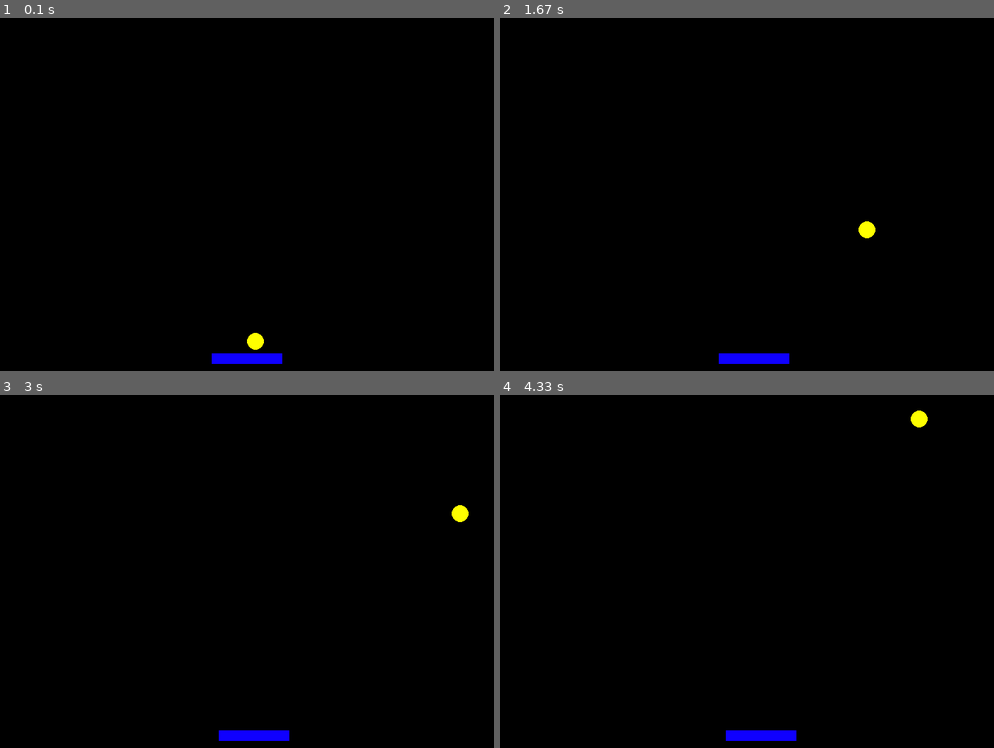
Above: before the commit, frames 1-4 (two rows, left to right).
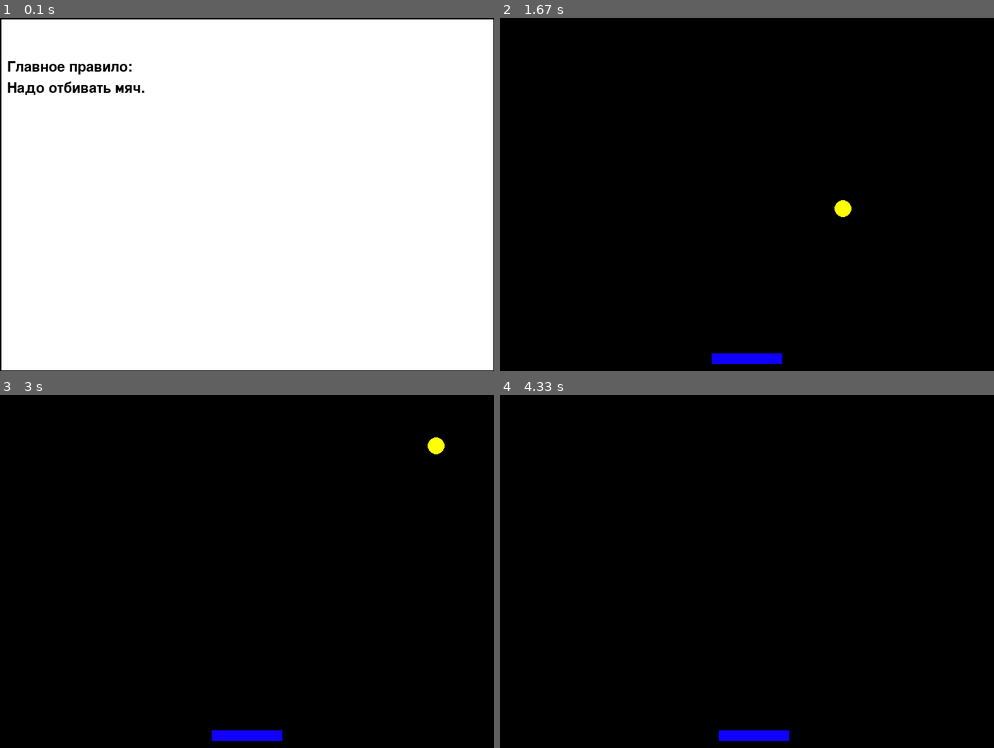
Above: after the commit, the same moments.

Repository: DanilovNA/PyGameProject
Game: pygame game, started from pong.py
The game is run twice, just before and just after one commit, with the same random seed, the same clock (stepped at 60 frames per second) and the same inputs.
Inputs:
- Up to frame 1 (0.1 s): no input
- Up to frame 2 (1.67 s): hold Right 0.33-0.8 s; hold Right 0.83-1.3 s; hold Left from 1.33 s (still down)
- Up to frame 3 (3 s): release Left at 1.87 s; hold Left 1.9-2.3 s; hold Right 2.33-2.97 s
- Up to frame 4 (4.33 s): hold Left 3-3.47 s; hold Right 3.5-3.97 s; hold Right from 4 s (still down)

The runs differ from the first frame. In frame 1, 99% of the frame differs, in the area x 0-100%, y 0-100%; in frame 2, 0.3%; in frame 3, 0.3%; in frame 4, 0.2%.

Commit message:
Добавлены заставка и экран конца игры

Diff:
--- a/pong.py
+++ b/pong.py
@@ -1,11 +1,14 @@
+import sys
 import os
 import random
 import pygame
 
-size = width, height = 700, 500
+size = WIDTH, HEIGHT = 700, 500
 screen = pygame.display.set_mode(size)
+FPS = 50
 
 clock = pygame.time.Clock()
+pygame.init()
 
 def load_image(name, colorkey=None):
     fullname = os.path.join('data', name)
@@ -22,6 +25,62 @@
         image.set_colorkey(colorkey)
     return image
 
+def terminate():
+    pygame.quit()
+    sys.exit()
+
+def start_screen():
+    intro_text = ["Главное правило:",
+                  "Надо отбивать мяч."]
+
+    fon = pygame.transform.scale(load_image('fon.png'), (WIDTH, HEIGHT))
+    screen.blit(fon, (0, 0))
+    font = pygame.font.Font(None, 30)
+    text_coord = 50
+
+    for line in intro_text:
+        string_rendered = font.render(line, 1, pygame.Color('black'))
+        intro_rect = string_rendered.get_rect()
+        text_coord += 10
+        intro_rect.top = text_coord
+        intro_rect.x = 10
+        text_coord += intro_rect.height
+        screen.blit(string_rendered, intro_rect)
+
+    while True:
+        for event in pygame.event.get():
+            if event.type == pygame.QUIT:
+                terminate()
+            elif event.type == pygame.KEYDOWN or \
+                    event.type == pygame.MOUSEBUTTONDOWN:
+                return
+        pygame.display.flip()
+        clock.tick(FPS)
+
+def end_screen():
+    intro_text = ["Game Over"]
+
+    fon = pygame.transform.scale(load_image('fon.png'), (WIDTH, HEIGHT))
+    screen.blit(fon, (0, 0))
+    font = pygame.font.Font(None, 50)
+    text_coord = 50
+
+    for line in intro_text:
+        string_rendered = font.render(line, 1, pygame.Color('blue'))
+        intro_rect = string_rendered.get_rect()
+        text_coord += 10
+        intro_rect.top = text_coord
+        intro_rect.x = 245
+        text_coord += intro_rect.height
+        screen.blit(string_rendered, intro_rect)
+
+    while True:
+        for event in pygame.event.get():
+            if event.type == pygame.QUIT:
+                terminate()
+        pygame.display.flip()
+        clock.tick(FPS)
+
 
 class Ball(pygame.sprite.Sprite):
     def __init__(self, rad, x, y):
@@ -31,7 +90,7 @@
         pygame.draw.circle(self.image, pygame.Color('#ffff00'), (rad, rad), rad)
         self.rect = pygame.Rect(x, y, 2 * rad, 2 * rad)
         self.vx = 2
-        self.vy = 2
+        self.vy = 3
 
     def update(self):
         self.rect = self.rect.move(self.vx, self.vy)
@@ -41,6 +100,11 @@
             self.vx = -self.vx
         if pygame.sprite.spritecollideany(self, platform):
             self.vy = -self.vy
+        if pygame.sprite.spritecollideany(self, game_over_border):
+            self.vy = 0
+            self.vx = 0
+            end_screen()
+
 
 class Platform(pygame.sprite.Sprite):
     size = (100, 15)
@@ -63,14 +127,19 @@
 class Border(pygame.sprite.Sprite):
     def __init__(self, x1, y1, x2, y2):
         super().__init__(all_sprites)
-        if x1 == x2:
-            self.add(vertical_borders)
-            self.image = pygame.Surface([1, y2 - y1])
-            self.rect = pygame.Rect(x1, y1, 1, y2 - y1)
+        if y1 != HEIGHT:
+            if x1 == x2:
+                self.add(vertical_borders)
+                self.image = pygame.Surface([0, y2 - y1])
+                self.rect = pygame.Rect(x1, y1, 0, y2 - y1)
+            else:
+                self.add(horizontal_borders)
+                self.image = pygame.Surface([x2 - x1, 0])
+                self.rect = pygame.Rect(x1, y1, x2 - x1, 0)
         else:
-            self.add(horizontal_borders)
-            self.image = pygame.Surface([x2 - x1, 1])
-            self.rect = pygame.Rect(x1, y1, x2 - x1, 1)
+            self.add(game_over_border)
+            self.image = pygame.Surface([x2 - x1, 0])
+            self.rect = pygame.Rect(x1, y1, x2 - x1, 0)
 
 
 all_sprites = pygame.sprite.Group()
@@ -78,14 +147,17 @@
 platform = pygame.sprite.Group()
 horizontal_borders = pygame.sprite.Group()
 vertical_borders = pygame.sprite.Group()
+game_over_border = pygame.sprite.Group()
 
-Border(0, 0, width, 0)
-Border(0, height, width, height)
-Border(0, 0, 0, height)
-Border(width, 0, width, height)
+Border(0, 0, WIDTH, 0)
+Border(0, HEIGHT, WIDTH, HEIGHT)
+Border(0, 0, 0, HEIGHT)
+Border(WIDTH, 0, WIDTH, HEIGHT)
 
 ball = Ball(12, 342, 450)
 plfrm = Platform((300, 475))
+
+start_screen()
 
 running = True
 while running:
